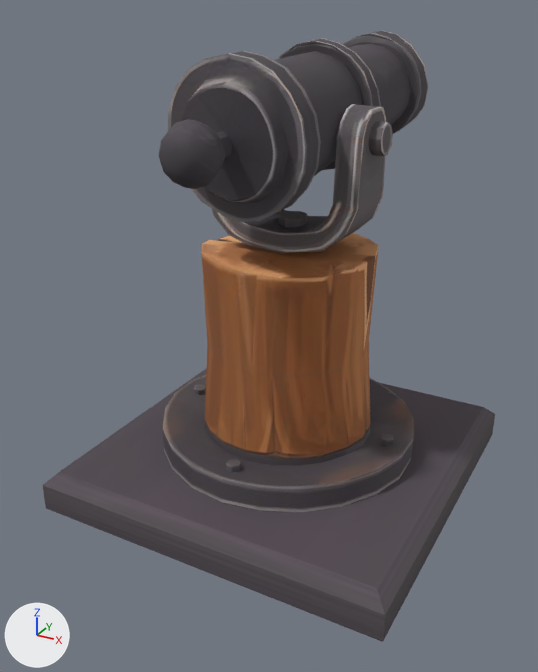
The glTF model assets/art/3d/cannon.glb as it was, and as the next commit left it.
The view is the same before and after, from a camera (50 mm lens) standing at (0.79, -1.537, 1.153) and looking at (-0.033, -0.04, 0.405). Arrows for +X, +Y and +Z are at lower left; the lights stay in place. The older version comes first. Vertices at exactly the same position are counted once.

The first picture shows 'barrel', 'mount', 'plate'.
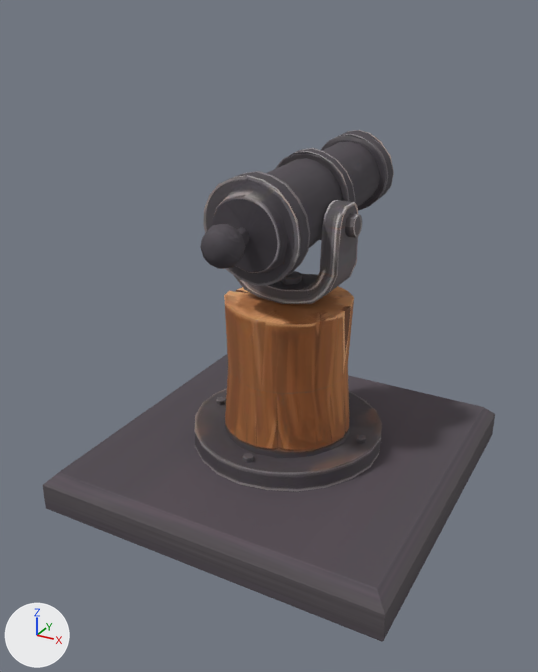
The change, as a list of edits to the scene's bpy script:
```text
Change me_barrel:
    used by ob_barrel; location = (-0.001, 0.021, 0.897)
    remove me_barrel.from_pydata(...)  # 294 vertices, 584 faces; spans x -0.16..0.16, y -0.47..0.53, z -0.155..0.202
    add me_barrel.from_pydata(...)  # 294 vertices, 584 faces; spans x -0.123..0.118, y -0.354..0.399, z -0.117..0.152
    me_barrel part 1: the whole mesh is scaled about its middle by 0.753, then moved by (-0.002, -0.007, -0.006)
Change me_mount:
    used by ob_mount; location = (0.0, 0.0, 0.0)
    remove me_mount.from_pydata(...)  # 267 vertices, 502 faces; spans x -0.33..0.33, y -0.331..0.331, z 0.1..0.964
    add me_mount.from_pydata(...)  # 267 vertices, 502 faces; spans x -0.249..0.249, y -0.249..0.249, z 0.1..0.751
    me_mount part 2: the whole mesh is scaled about its middle by 0.753, then moved by (0.0, 0.0, -0.107)
Change ob_barrel:
    ob_barrel.location: (-0.001, 0.021, 0.897) -> (0.002, 0.016, 0.7)
```

Pixel boxes [x1, y1, x2, y2] of what changed, in the pictures (538 x 672 px):
'mount', moved, rescaled (25% narrower, 29% shorter)
    before: [163, 104, 414, 512]
    after: [194, 200, 382, 491]
'barrel', moved, rescaled (28% narrower, 19% shorter)
    before: [158, 31, 428, 223]
    after: [200, 130, 394, 286]
